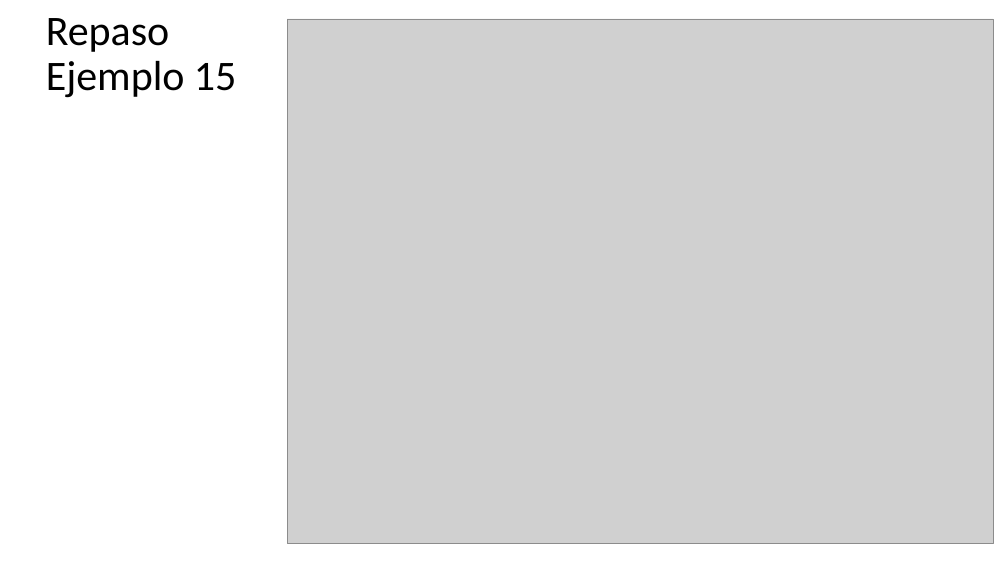
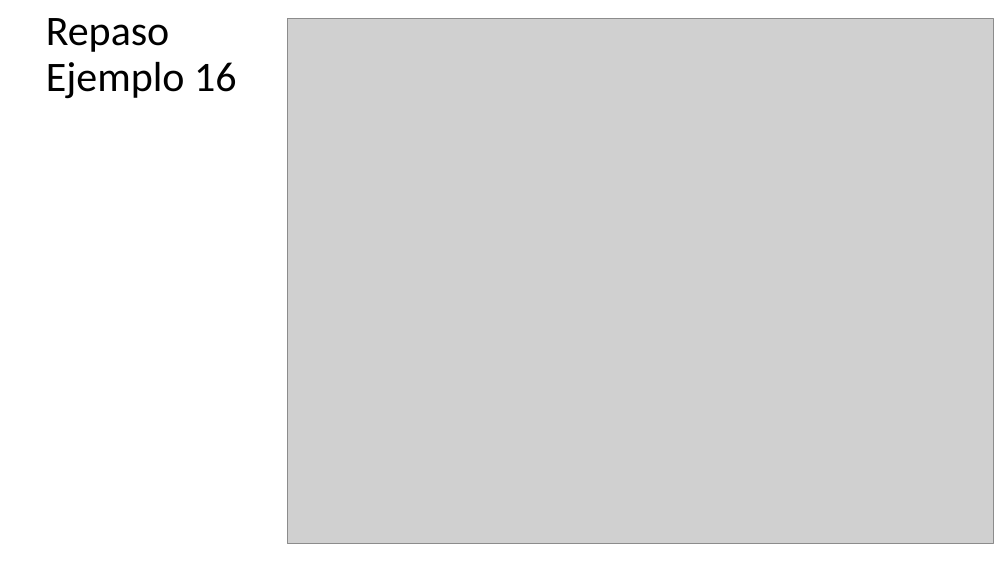
Before and after one commit to programacionestructurada/2021-2, a slide deck: slide 76 of U1_Introduccion_a_la_programacion/Unidad_01_Introduccion_a_la_programacion_2.pptx (slide 77 before the commit). Drawn at 1008x567 pixels with LibreOffice and Linux fonts; fonts in the diff are those of the drawing; grey boxes stand for pictures. Boxes give left, top, right and bottom in pixels: in the first picture for what was removed or moved away, otherwise in the second. Text is boxed around its words. In the diff, an @@ line names an element or a change of style, - is before the commit and + after.

```diff
--- a/U1_Introduccion_a_la_programacion/Unidad_01_Introduccion_a_la_programacion_2.pptx
+++ b/U1_Introduccion_a_la_programacion/Unidad_01_Introduccion_a_la_programacion_2.pptx
@@ text at bbox=[46, 18, 237, 99]: text changed @@
-Repaso
-Ejemplo 15
+Repaso
+Ejemplo 16
```
Also in this commit, not shown: 5 other slides changed, 1 slide added, 2 slides removed, 28 other files.
